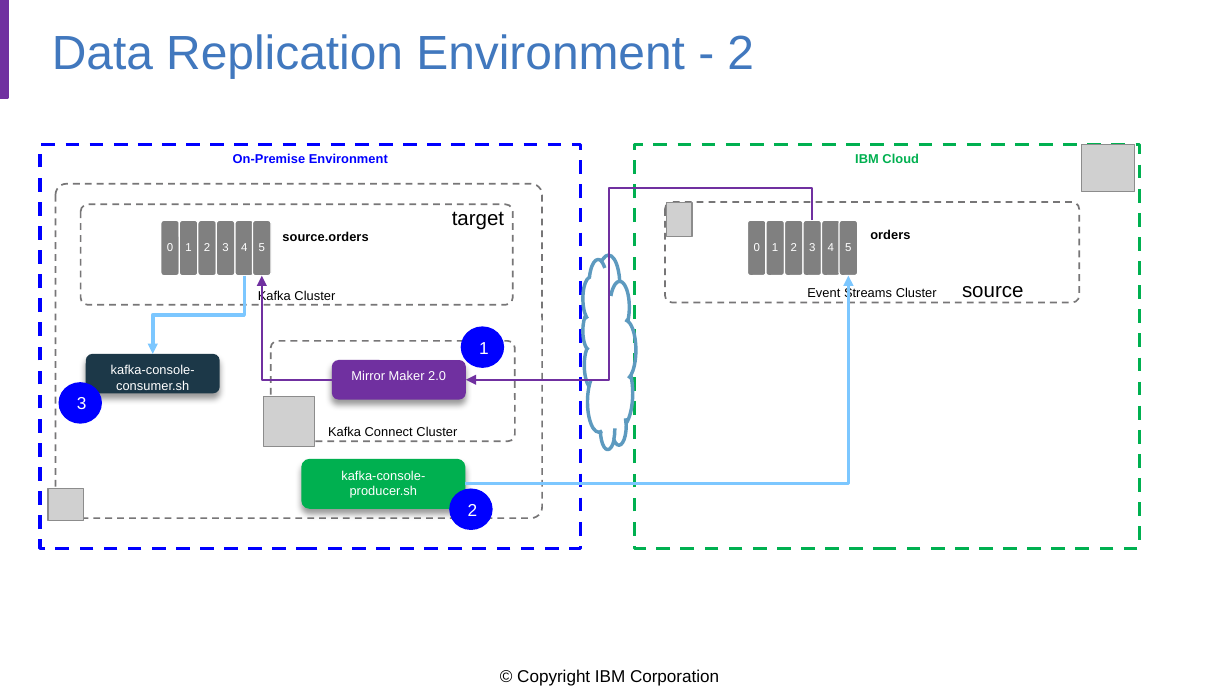
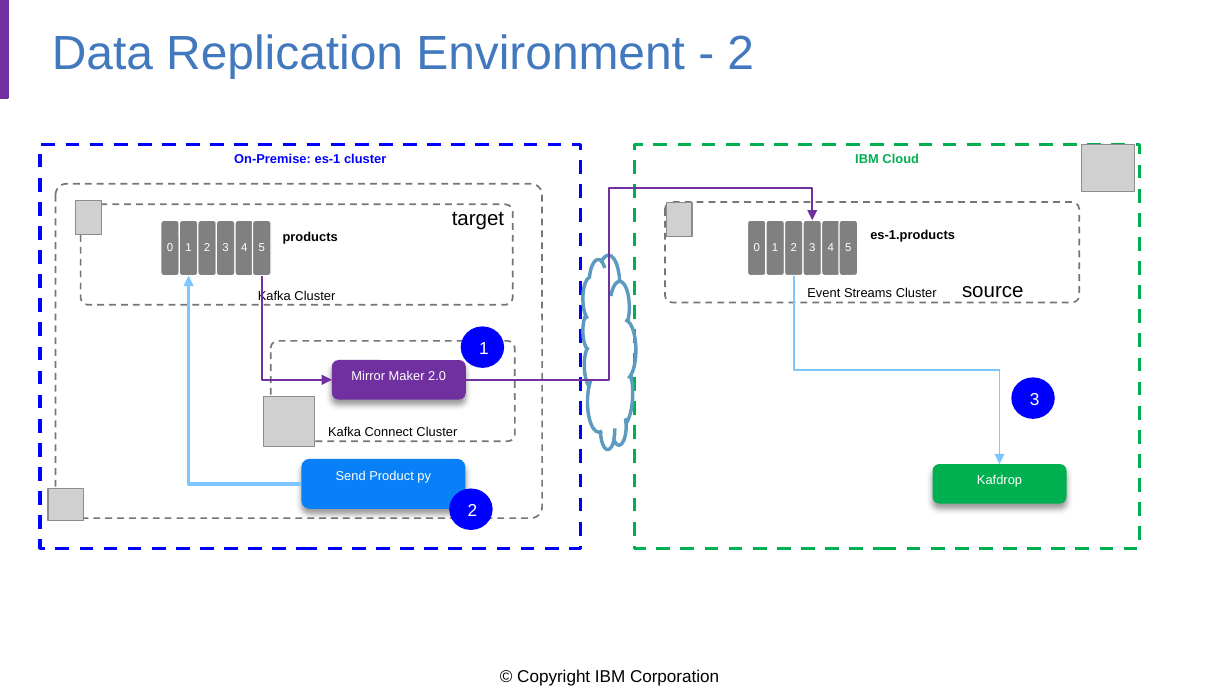
Before and after one commit to jbcodeforce/refarch-eda-data-consistency, a slide deck: slide 9 of docs/mm2-diagrams.pptx. Drawn at 1232x693 pixels with LibreOffice and Linux fonts; fonts in the diff are those of the drawing; grey boxes stand for pictures; background and template pictures are left out. Boxes give left, top, right and bottom in pixels: in the first picture for what was removed or moved away, otherwise in the second. Text is boxed around its words. In the diff, an @@ line names an element or a change of style, - is before the commit and + after.

```diff
--- a/docs/mm2-diagrams.pptx
+++ b/docs/mm2-diagrams.pptx
@@ text in rectangle at (234, 153, 386, 163): text changed @@
-On-Premise Environment
+On-Premise: es-1 cluster
@@ picture added at (76, 201, 102, 235) @@
@@ elbow arrow (812, 221) - (466, 379): stroke #7030A0 1.25 pt to #7030A0 1 pt; arrowheads changed @@
@@ text at (283, 231, 338, 244): text changed @@
-source.orders
+products
@@ text at (870, 229, 955, 242): text changed @@
-orders
+es-1.products
@@ elbow arrow moved from (466, 484) - (849, 276) to (302, 484) - (188, 276) @@
@@ elbow arrow (331, 379) - (262, 276): stroke #7030A0 1.25 pt to #7030A0 1 pt; arrowheads changed @@
@@ elbow arrow moved from (244, 276) - (153, 354) to (793, 276) - (999, 464) @@
@@ elbow arrow (793, 276) - (999, 464): stroke #7CC7FF 2 pt to #7CC7FF 1 pt @@
@@ rounded rectangle removed at (86, 354, 221, 393) @@
-kafka-console-consumer.sh
@@ ellipse "3": place and size @@
-ellipse "3" at (59, 382, 102, 424)
+ellipse "3" at (1011, 377, 1055, 419)
@@ rounded rectangle "Send Product py" at (302, 458, 466, 509): fill #00B050 to #077FF8 @@
@@ text in rounded rectangle at (336, 470, 431, 482): text changed @@
-kafka-console-producer.sh
+Send Product py
@@ rounded rectangle added at (933, 464, 1067, 504), fill #00B050, 7.5 pt, text #FFFFFF @@
+Kafdrop
```
Also in this commit, not shown: 1 other slide changed, 3 other files.
